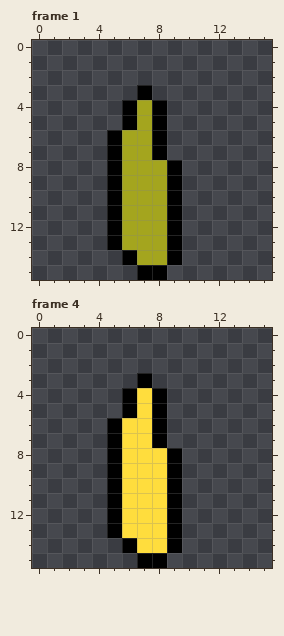
Two versions of one pixel-art file, assets/images/particles/spr_grass_blades.ase. Above: the version before the commit.
16x16 pixels, 5 frames. Shown: frame 1, frame 4. The commit also changed other frames, which this record leaves out.
Now the later version:
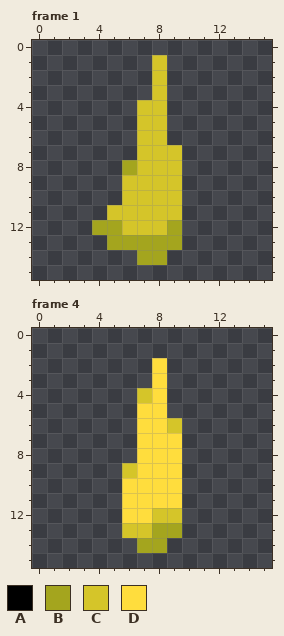
Palette (. is transparent): A #000000  B #a4a51e  C #d5c529  D #ffdd3d
What changed:
--- frame 1
@@ x 2..11 @@
  0 ..........
- 1 ..........
- 2 ..........
- 3 .....A....
- 4 ....ABA...
- 5 ....ABA...
- 6 ...ABBA...
- 7 ...ABBA...
- 8 ...ABBBA..
- 9 ...ABBBA..
-10 ...ABBBA..
-11 ...ABBBA..
-12 ...ABBBA..
-13 ...ABBBA..
-14 ....ABBA..
-15 .....AA...
+ 1 ......C...
+ 2 ......C...
+ 3 ......C...
+ 4 .....CC...
+ 5 .....CC...
+ 6 .....CC...
+ 7 .....CCC..
+ 8 ....BCCC..
+ 9 ....CCCC..
+10 ....CCCC..
+11 ...CCCCC..
+12 ..BBCCCB..
+13 ...BBBBB..
+14 .....BB...
+15 ..........
--- frame 4
@@ x 3..11 @@
  1 .........
- 2 .........
- 3 ....A....
- 4 ...ADA...
- 5 ...ADA...
- 6 ..ADDA...
- 7 ..ADDA...
- 8 ..ADDDA..
- 9 ..ADDDA..
-10 ..ADDDA..
-11 ..ADDDA..
-12 ..ADDDA..
-13 ..ADDDA..
-14 ...ADDA..
-15 ....AA...
+ 2 .....D...
+ 3 .....D...
+ 4 ....CD...
+ 5 ....DD...
+ 6 ....DDC..
+ 7 ....DDD..
+ 8 ....DDD..
+ 9 ...CDDD..
+10 ...DDDD..
+11 ...DDDD..
+12 ...DDCC..
+13 ...CCBB..
+14 ....BB...
+15 .........
Where, in picture pixels (left, top, right, bottom), the same in both pictures:
changed: (92, 55, 182, 280)
changed: (107, 358, 182, 568)
